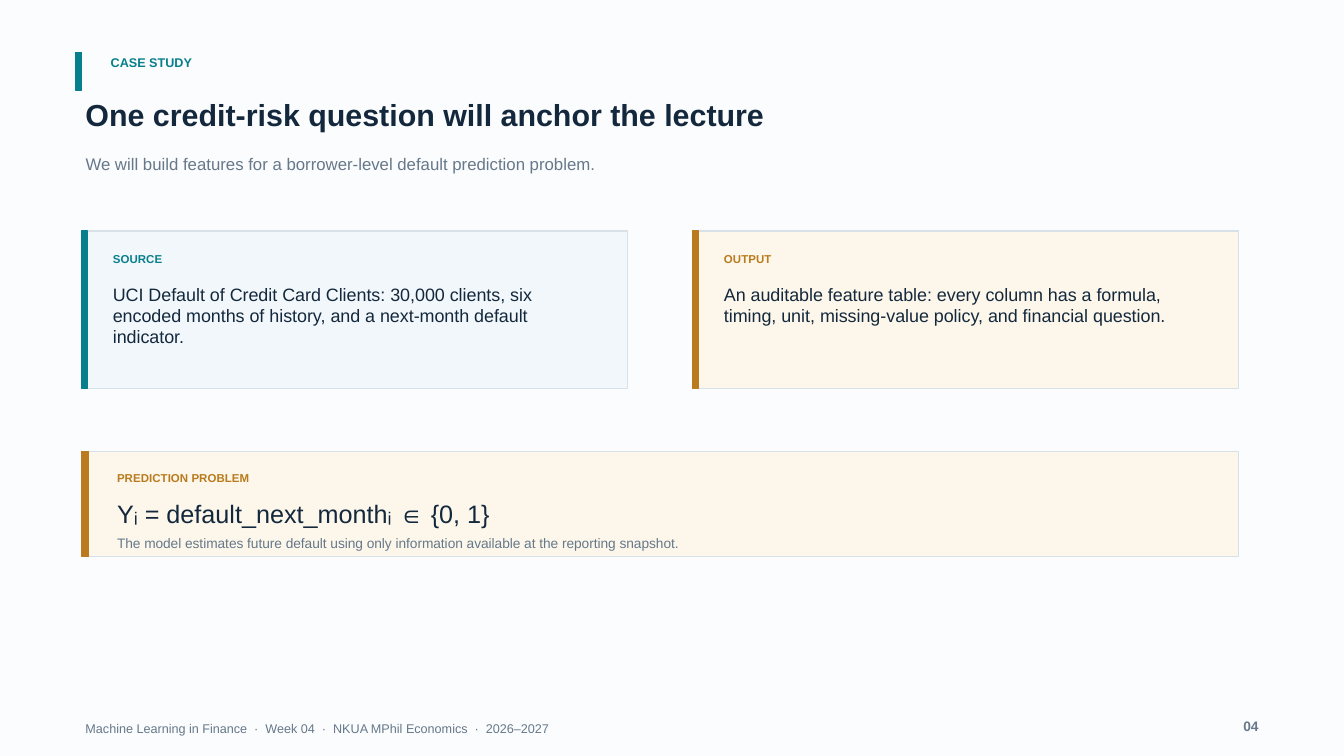
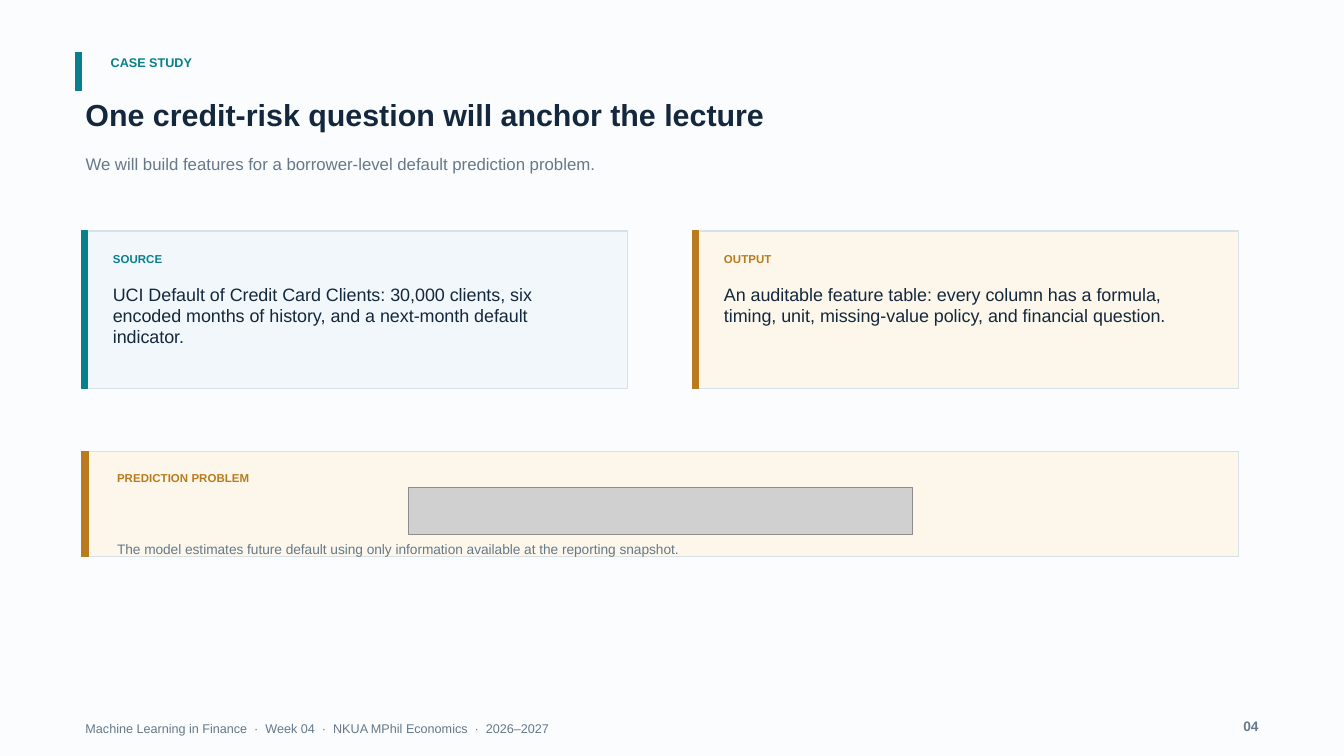
Before and after one commit to fkottas/Teaching-Courses, a slide deck: slide 4 of Machine Learning in Finance/2026-2027/lectures/week-04/slides/Lecture_04_Feature_Engineering_for_Financial_Data_2026-2027.pptx. Drawn at 1344x756 pixels with LibreOffice and Linux fonts; fonts in the diff are those of the drawing; grey boxes stand for pictures. Boxes give left, top, right and bottom in pixels: in the first picture for what was removed or moved away, otherwise in the second. Text is boxed around its words. In the diff, an @@ line names an element or a change of style, - is before the commit and + after.

```diff
--- a/Machine Learning in Finance/2026-2027/lectures/week-04/slides/Lecture_04_Feature_Engineering_for_Financial_Data_2026-2027.pptx
+++ b/Machine Learning in Finance/2026-2027/lectures/week-04/slides/Lecture_04_Feature_Engineering_for_Financial_Data_2026-2027.pptx
@@ text removed at (117, 504, 489, 529) @@
-Yᵢ = default_next_monthᵢ ∈ {0, 1}
@@ picture added at (408, 487, 913, 534) @@
@@ text "The model estimates future default ...": place and size @@
-text "The model estimates future default ..." at (117, 538, 679, 551)
+text "The model estimates future default ..." at (117, 544, 679, 557)
```
Also in this commit, not shown: 37 other slides changed, 3 other files.
